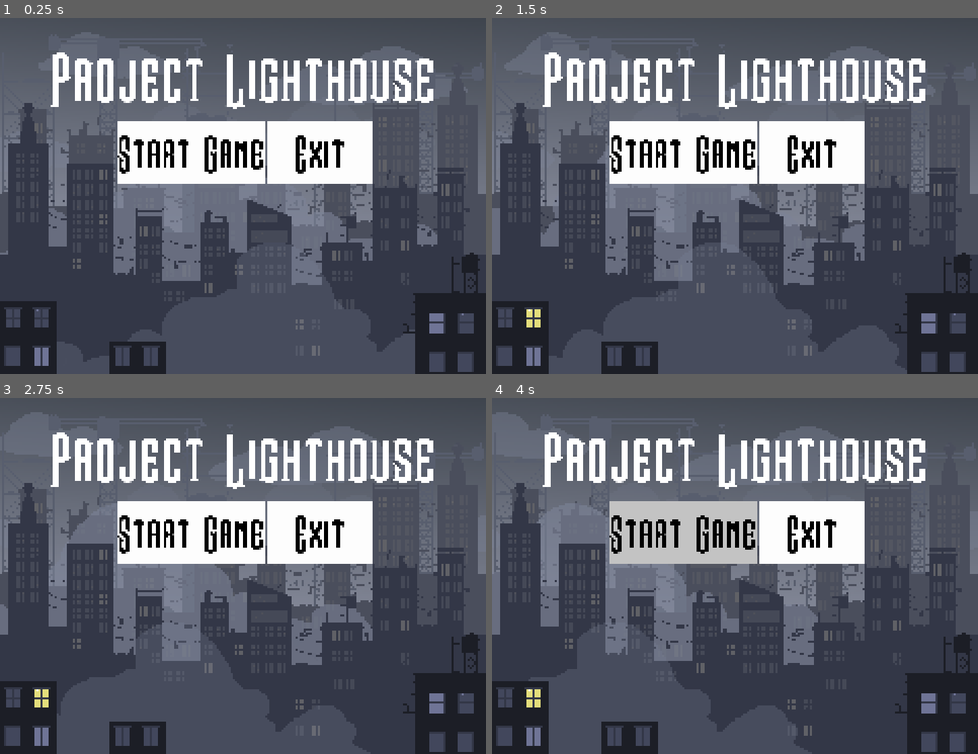
Above: before the commit, frames 1-4 (two rows, left to right).
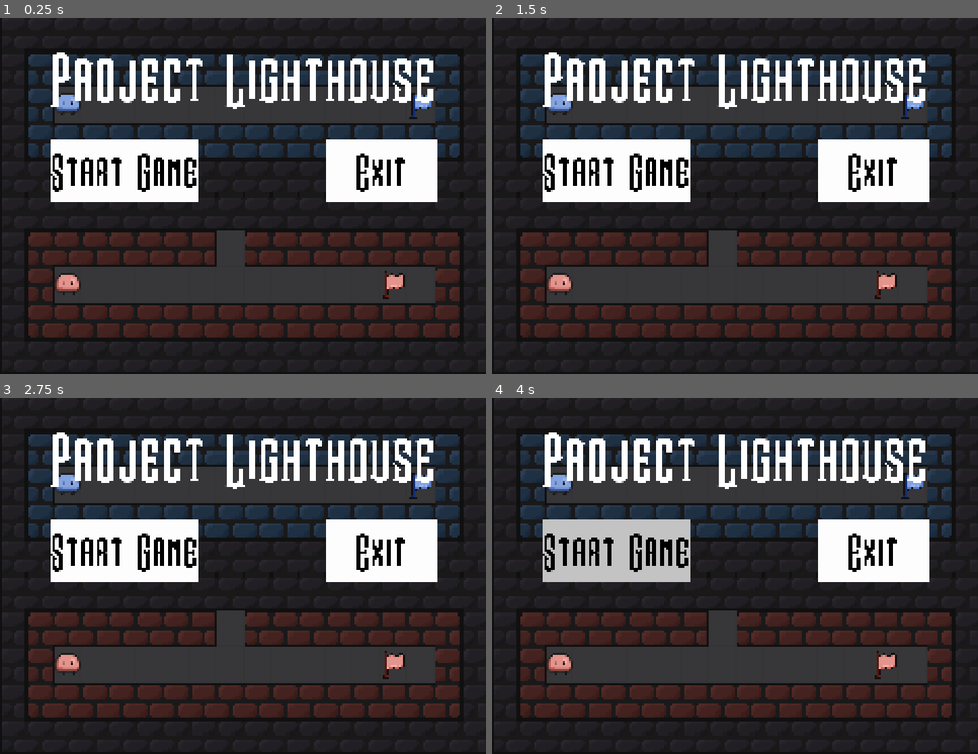
Above: after the commit, the same moments.

Repository: Mori-Meldovia/Project-Lighthouse
Game: Godot game, scene res://Scenes/title_screen.tscn
The game is run twice, just before and just after one commit, with the same random seed, the same clock (stepped at 60 frames per second) and the same inputs. This scene is started directly instead of the project's main scene.
Inputs (mouse positions are in pixels of both pictures, inside the frame that each line leads up to):
- Up to frame 1 (0.25 s): no input
- Up to frame 2 (1.5 s): click "Start Game" at 0.5 s; click (535, 317) at 1.27 s
- Up to frame 3 (2.75 s): click (43, 697) at 2.02 s
- Up to frame 4 (4 s): click "Start Game" at 2.75 s; hold Right (Right) from 3.53 s (still down); hold Z (Undo) from 3.53 s (still down)

The runs differ from the first frame. In frame 1, 84% of the frame differs, in the area x 0-100%, y 0-100%; in frame 2, 84%; in frame 3, 84%; in frame 4, 84%.

Commit message:
Crates created

Diff:
--- /dev/null
+++ b/Scenes/crate.tscn
@@ -0,0 +1,18 @@
+[gd_scene load_steps=4 format=3 uid="uid://dpnwklt4ssjgd"]
+
+[ext_resource type="Script" path="res://Scripts/crate.gd" id="1_png8r"]
+[ext_resource type="Texture2D" uid="uid://bw6c88s1dxg5g" path="res://Assets/Crate.webp" id="2_m2lsn"]
+
+[sub_resource type="RectangleShape2D" id="RectangleShape2D_0yh88"]
+size = Vector2(15, 16)
+
+[node name="Crate" type="StaticBody2D"]
+script = ExtResource("1_png8r")
+
+[node name="Sprite2D" type="Sprite2D" parent="."]
+z_index = 5
+texture = ExtResource("2_m2lsn")
+
+[node name="CollisionShape2D" type="CollisionShape2D" parent="."]
+position = Vector2(0.5, 0)
+shape = SubResource("RectangleShape2D_0yh88")
--- a/Scenes/title_background.tscn
+++ /dev/null
@@ -1,91 +0,0 @@
-[gd_scene load_steps=12 format=3 uid="uid://dvcg07j8y0nau"]
-
-[ext_resource type="Script" path="res://Scripts/parallax_background.gd" id="1_gwha8"]
-[ext_resource type="Texture2D" uid="uid://2vf6xkmn5m7v" path="res://Assets/UI/Free City Background/Background PNG/City Backround Layer9.png" id="2_2rwus"]
-[ext_resource type="Texture2D" uid="uid://q0jk6hornswk" path="res://Assets/UI/Free City Background/Background PNG/City Backround Layer8.png" id="3_usn0g"]
-[ext_resource type="Texture2D" uid="uid://cvk0jvvnp4cvd" path="res://Assets/UI/Free City Background/Background PNG/City Backround Layer7.png" id="4_k2olh"]
-[ext_resource type="Texture2D" uid="uid://c26nb4y3pqdm6" path="res://Assets/UI/Free City Background/Background PNG/City Backround Layer6.png" id="5_72usb"]
-[ext_resource type="Texture2D" uid="uid://cq7noabjdqeye" path="res://Assets/UI/Free City Background/Background PNG/City Backround Layer5.png" id="6_6ek7v"]
-[ext_resource type="Texture2D" uid="uid://cdxy1l62am2nw" path="res://Assets/UI/Free City Background/Background PNG/City Backround Layer4.png" id="7_2bcfm"]
-[ext_resource type="Texture2D" uid="uid://b0innfpuqkldk" path="res://Assets/UI/Free City Background/Background PNG/City Backround Layer3.png" id="8_rk70x"]
-[ext_resource type="Texture2D" uid="uid://du3k3do7goowu" path="res://Assets/UI/Free City Background/Background PNG/City Backround Layer2.png" id="9_dtwak"]
-[ext_resource type="Texture2D" uid="uid://c3s6hg1wmn20f" path="res://Assets/UI/Free City Background/Background PNG/Levels/Level1Base.png" id="10_qmvgm"]
-[ext_resource type="Texture2D" uid="uid://vadro1vdb8at" path="res://Assets/UI/Free City Background/Background PNG/City Backround Layer1.png" id="10_wcg66"]
-
-[node name="ParallaxBackground" type="ParallaxBackground"]
-script = ExtResource("1_gwha8")
-
-[node name="CityBackdrop" type="Sprite2D" parent="."]
-position = Vector2(120, 88)
-scale = Vector2(0.4, 0.4)
-texture = ExtResource("2_2rwus")
-
-[node name="CloudLayer4" type="ParallaxLayer" parent="."]
-motion_scale = Vector2(0.1, 0.1)
-motion_mirroring = Vector2(280, 0)
-
-[node name="Sprite2D" type="Sprite2D" parent="CloudLayer4"]
-position = Vector2(120, 88)
-scale = Vector2(0.4, 0.4)
-texture = ExtResource("3_usn0g")
-
-[node name="CloudLayer3" type="ParallaxLayer" parent="."]
-motion_scale = Vector2(0.2, 0.2)
-motion_mirroring = Vector2(260, 0)
-
-[node name="Sprite2D" type="Sprite2D" parent="CloudLayer3"]
-position = Vector2(120, 88)
-scale = Vector2(0.4, 0.4)
-texture = ExtResource("4_k2olh")
-
-[node name="CityBackground" type="Sprite2D" parent="."]
-position = Vector2(120, 88)
-scale = Vector2(0.4, 0.4)
-texture = ExtResource("5_72usb")
-
-[node name="CityMidground" type="Sprite2D" parent="."]
-position = Vector2(120, 88)
-scale = Vector2(0.4, 0.4)
-texture = ExtResource("6_6ek7v")
-
-[node name="CloudLayer2" type="ParallaxLayer" parent="."]
-motion_scale = Vector2(0.2, 0.2)
-motion_mirroring = Vector2(300, 0)
-
-[node name="Sprite2D" type="Sprite2D" parent="CloudLayer2"]
-position = Vector2(120, 88)
-scale = Vector2(0.4, 0.4)
-texture = ExtResource("7_2bcfm")
-
-[node name="CityForeground" type="Sprite2D" parent="."]
-position = Vector2(120, 88)
-scale = Vector2(0.4, 0.4)
-texture = ExtResource("8_rk70x")
-
-[node name="CloudLayer1" type="ParallaxLayer" parent="."]
-motion_scale = Vector2(0.4, 0.4)
-motion_mirroring = Vector2(350, 0)
-
-[node name="Sprite2D" type="Sprite2D" parent="CloudLayer1"]
-position = Vector2(120, 88)
-scale = Vector2(0.4, 0.4)
-texture = ExtResource("9_dtwak")
-
-[node name="Level1Base" type="Sprite2D" parent="."]
-position = Vector2(120, 88)
-scale = Vector2(0.4, 0.4)
-texture = ExtResource("10_qmvgm")
-
-[node name="CityBase" type="Sprite2D" parent="."]
-position = Vector2(120, 88)
-scale = Vector2(0.4, 0.4)
-texture = ExtResource("10_wcg66")
-
-[node name="Level1" type="Button" parent="."]
-self_modulate = Color(1, 1, 1, 0)
-offset_left = 17.0
-offset_top = 143.0
-offset_right = 25.0
-offset_bottom = 153.0
-
-[connection signal="pressed" from="Level1" to="." method="_on_level_1_pressed"]
--- a/Scenes/title_screen.tscn
+++ b/Scenes/title_screen.tscn
@@ -1,8 +1,11 @@
-[gd_scene load_steps=8 format=3 uid="uid://bu61wxga1dbq2"]
+[gd_scene load_steps=9 format=3 uid="uid://bu61wxga1dbq2"]
 
 [ext_resource type="Script" path="res://Scripts/title_screen.gd" id="1_dccng"]
-[ext_resource type="PackedScene" uid="uid://dvcg07j8y0nau" path="res://Scenes/title_background.tscn" id="2_jy1by"]
+[ext_resource type="Texture2D" uid="uid://dqjkqwwkjd845" path="res://Assets/UI/title-background.png" id="1_mcw2t"]
 [ext_resource type="FontFile" uid="uid://81no405ow18u" path="res://Assets/UI/Steamwreck-07pd.ttf" id="2_xaonx"]
+
+[sub_resource type="StyleBoxTexture" id="StyleBoxTexture_45elc"]
+texture = ExtResource("1_mcw2t")
 
 [sub_resource type="StyleBoxEmpty" id="StyleBoxEmpty_10bjd"]
 
@@ -39,7 +42,14 @@
 grow_vertical = 2
 script = ExtResource("1_dccng")
 
-[node name="ParallaxBackground" parent="." instance=ExtResource("2_jy1by")]
+[node name="Panel" type="Panel" parent="."]
+layout_mode = 1
+anchors_preset = 15
+anchor_right = 1.0
+anchor_bottom = 1.0
+grow_horizontal = 2
+grow_vertical = 2
+theme_override_styles/panel = SubResource("StyleBoxTexture_45elc")
 
 [node name="Label" type="Label" parent="."]
 layout_mode = 1
@@ -63,10 +73,10 @@
 
 [node name="Title" type="Button" parent="."]
 layout_mode = 2
-offset_left = 58.0
-offset_top = 51.0
-offset_right = 1513.0
-offset_bottom = 675.0
+offset_left = 25.0
+offset_top = 60.0
+offset_right = 1480.0
+offset_bottom = 684.0
 scale = Vector2(0.05, 0.05)
 size_flags_vertical = 3
 theme_override_colors/font_disabled_color = Color(0, 0, 0, 1)
@@ -87,10 +97,10 @@
 
 [node name="Exit" type="Button" parent="."]
 layout_mode = 2
-offset_left = 132.0
-offset_top = 51.0
-offset_right = 1172.0
-offset_bottom = 675.0
+offset_left = 161.0
+offset_top = 60.0
+offset_right = 1261.0
+offset_bottom = 684.0
 scale = Vector2(0.05, 0.05)
 size_flags_vertical = 3
 theme_override_colors/font_disabled_color = Color(0, 0, 0, 1)
@@ -109,6 +119,3 @@
 theme_override_styles/normal = SubResource("StyleBoxFlat_lj6ye")
 text = "Exit
 "
-
-[connection signal="next_level" from="ParallaxBackground" to="." method="_on_parallax_background_next_level"]
-[connection signal="pressed" from="Title" to="ParallaxBackground" method="_on_title_pressed"]
--- a/Scenes/world.tscn
+++ b/Scenes/world.tscn
@@ -1,5 +1,6 @@
-[gd_scene load_steps=5 format=4 uid="uid://xxicix15p27d"]
+[gd_scene load_steps=6 format=4 uid="uid://xxicix15p27d"]
 
+[ext_resource type="PackedScene" uid="uid://dpnwklt4ssjgd" path="res://Scenes/crate.tscn" id="1_wmanb"]
 [ext_resource type="Texture2D" uid="uid://bkj1axetvyqla" path="res://Assets/walls.png" id="1_wt8wk"]
 [ext_resource type="PackedScene" uid="uid://baevd6h0talmj" path="res://Scenes/player.tscn" id="2_u1jks"]
 
@@ -79,6 +80,9 @@
 
 [node name="World" type="Node2D"]
 
+[node name="Crate" parent="." instance=ExtResource("1_wmanb")]
+position = Vector2(72, 41)
+
 [node name="Walls" type="TileMapLayer" parent="."]
 tile_map_data = PackedByteArray("AAABAAEAAAAAAAMAAAABAAIAAAAAAAMAAAABAAMAAAAAAAMAAAABAAQAAAAAAAMAAAABAAUAAAAAAAMAAAABAA …(2560 unchanged characters)…
 tile_set = SubResource("TileSet_harhb")
--- /dev/null
+++ b/Scripts/collision_shape_2d.gd
@@ -0,0 +1,70 @@
+extends CharacterBodyx2D
+
+# Reference to the RayCast2D node
+@onready var ray_cast_2d: RayCast2D = $RayCast2D
+@onready var sprite_map: AnimatedSprite2D = $AnimatedSprite2D
+
+# A dictionary that maps input map actions to direction vectors
+const inputs = {
+	"Right": Vector2.RIGHT,
+	"Left": Vector2.LEFT,
+	"Down": Vector2.DOWN,
+	"Up": Vector2.UP
+}
+
+# {Destination: Ray_Cast_2d_Direction}
+var moves = []
+
+# Stores the grid size, which is 16 (same as one tile)
+var grid_size = 16
+
+func _process(_delta):
+	if Input.is_action_pressed("Right"):
+		sprite_map.play("right")
+	elif Input.is_action_pressed("Left"):
+		sprite_map.play("left")
+	else:
+		sprite_map.play("default")
+
+# Calls the move function with the appropriate input key
+# if any input map action is triggered
+func _unhandled_input(event):
+	for action in inputs.keys():
+		if event.is_action_pressed(action):
+			move(action, true)
+
+	# Undo
+	if event.is_action_pressed("Undo"):
+		undo()
+
+	# Restart
+	if event.is_action("Restart"):
+		restart()
+
+# Updates the direction of the RayCast2D according to the input key
+# and moves one grid if no collision is detected
+func move(action, newMove):
+	var destination = inputs[action] * grid_size
+	ray_cast_2d.target_position = destination
+	ray_cast_2d.force_raycast_update()
+
+	# Only move if RayCast2D is NOT colliding with a crate
+	if not ray_cast_2d.is_colliding():
+		position += destination
+		if newMove:
+			moves.append(destination)
+	else:
+		print("Blocked by obstacle:", ray_cast_2d.get_collider())
+
+func undo():
+	if (!moves.is_empty()):
+		var destination = moves.pop_back()
+		position -= destination
+
+func restart():
+	if (!moves.is_empty()):
+		moves.reverse()
+		for destination in moves:
+			position -= destination
+
+	moves.clear()
--- /dev/null
+++ b/Scripts/crate.gd
@@ -0,0 +1,12 @@
+extends StaticBody2D  # The crate does NOT move
+
+@export var health: int = 2  # Number of hits before breaking
+@onready var sprite = $Sprite2D  # Reference to the crate sprite
+
+func break_crate():
+	health -= 1
+	if health <= 0:
+		queue_free()  # Remove the crate from the game
+		print("Crate destroyed!")  # Debug message
+	else:
+		sprite.modulate = Color(1, 0.5, 0.5)  # Change color to show damage
--- a/Scripts/parallax_background.gd
+++ /dev/null
@@ -1,53 +0,0 @@
-extends ParallaxBackground
-
-var CLOUD_1_SPEED = -20
-var CLOUD_2_SPEED = -15
-var CLOUD_3_SPEED = -10
-var CLOUD_4_SPEED = -5
-
-signal next_level()
-
-@onready var layer1: ParallaxLayer = $CloudLayer1
-@onready var layer2: ParallaxLayer = $CloudLayer2
-@onready var layer3: ParallaxLayer = $CloudLayer3
-@onready var layer4: ParallaxLayer = $CloudLayer4
-
-@onready var CityBase: Sprite2D = $CityBase
-@onready var Level1Base: Sprite2D = $Level1Base
-@onready var Level1Button: Button = $Level1
-#@onready var Level2Base: Sprite2D = $CityBase
-#@onready var Level2Base: Sprite2D = $CityBase
-
-@onready var CityForground: Sprite2D = $CityForeground
-
-@onready var CityMidground: Sprite2D = $CityMidground
-
-@onready var CityBackground: Sprite2D = $CityBackground
-
-@onready var CityBackdrop: Sprite2D = $CityBackdrop
-
-# for levels
-var current_level = 0
-
-func _ready() -> void:
-	Level1Base.hide()
-	Level1Button.disabled = true
-
-# Called every frame. 'delta' is the elapsed time since the previous frame.
-func _process(delta: float) -> void:
-	layer1.motion_offset.x += CLOUD_1_SPEED * delta
-	layer2.motion_offset.x += CLOUD_2_SPEED * delta
-	layer3.motion_offset.x += CLOUD_3_SPEED * delta
-	layer4.motion_offset.x += CLOUD_4_SPEED * delta
-
-func _on_title_pressed() -> void:
-	current_level += 1
-	if current_level == 1:
-		CityBase.hide()
-		Level1Base.show()
-		Level1Button.disabled = false
-
-
-func _on_level_1_pressed() -> void:
-	print("Eeeee")
-	get_tree().change_scene_to_file("res://Scenes/world.tscn")
--- a/Scripts/title_screen.gd
+++ b/Scripts/title_screen.gd
@@ -1,4 +1,5 @@
 extends Control
+
 
 # Called when the node enters the scene tree for the first time.
 func _ready() -> void:
Binary file added: Assets/Crate.webp
Not shown, changed: Assets/Crate.webp.import
Not shown, changed: Assets/Soundtracks/Lighthouse Theme Lucid Fog.mp3.import
Binary file removed: Assets/UI/Free City Background/Background PNG/City Backround Layer1.png
Not shown, removed: Assets/UI/Free City Background/Background PNG/City Backround Layer1.png.import
Binary file removed: Assets/UI/Free City Background/Background PNG/City Backround Layer2.png
Not shown, removed: Assets/UI/Free City Background/Background PNG/City Backround Layer2.png.import
Binary file removed: Assets/UI/Free City Background/Background PNG/City Backround Layer3.png
Not shown, removed: Assets/UI/Free City Background/Background PNG/City Backround Layer3.png.import
Binary file removed: Assets/UI/Free City Background/Background PNG/City Backround Layer4.png
Not shown, removed: Assets/UI/Free City Background/Background PNG/City Backround Layer4.png.import
Binary file removed: Assets/UI/Free City Background/Background PNG/City Backround Layer5.png
(and 11 more such lines)
